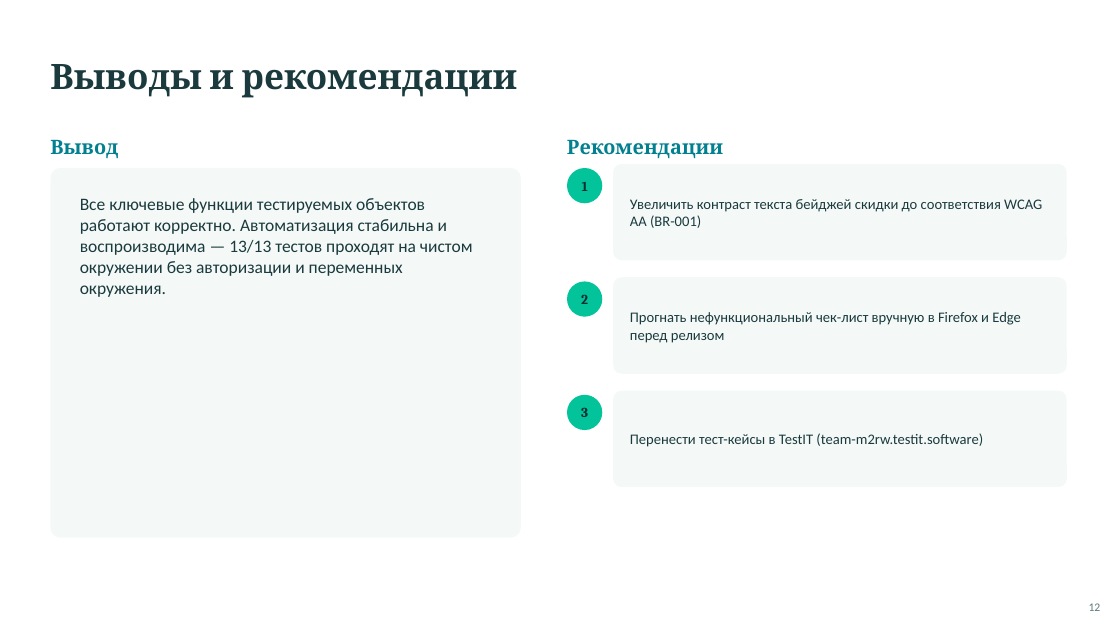
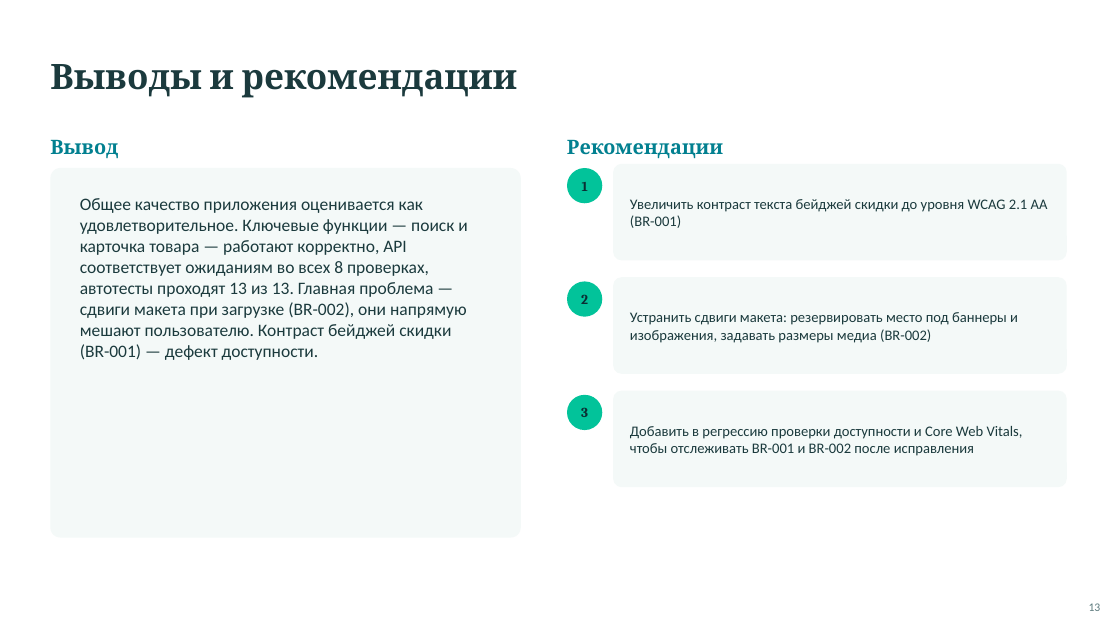
Before and after one commit to Gera-lang405/skypro-diploma-automation, a slide deck: slide 13 of diploma_presentation.pptx (slide 12 before the commit). Drawn at 1120x630 pixels with LibreOffice and Linux fonts; fonts in the diff are those of the drawing. Boxes give left, top, right and bottom in pixels: in the first picture for what was removed or moved away, otherwise in the second. Text is boxed around its words. In the diff, an @@ line names an element or a change of style, - is before the commit and + after.

Commit message:
Позитивные UI-тесты, BR-002, обновлённые тест-кейсы, чек-лист и презентация
- UI: поиск по автору и название в карточке товара вместо негативных кейсов;
  выдача берётся только из блока результатов, закрывается список подсказок,
  ожидание монтирования приложения перед вводом запроса
- API: негативный кейс «неподдерживаемый метод» (POST /todos/1 -> 404)
- XLS: шаги по одному действию, колонки «Автотест» и «Статус прогона»;
  чек-лист на 12 пунктов, дефекты BR-001 и BR-002
- Postman: обновлён запрос 8
- README, презентация, скриншоты Allure финального прогона (13/13)

```diff
--- a/diploma_presentation.pptx
+++ b/diploma_presentation.pptx
@@ text at (80,198,467,360): text changed @@
-Все ключевые функции тестируемых объектов работают корректно. Автоматизация стабильна и воспроизводима — 13/13 тестов проходят на чистом окружении без авторизации и переменных окружения.
+Общее качество приложения оценивается как удовлетворительное. Ключевые функции — поиск и карточка товара — работают корректно, API соответствует ожиданиям во всех 8 проверках, автотесты проходят 13 из 13. Главная проблема — сдвиги макета при загрузке (BR-002), они напрямую мешают пользователю. Контраст бейджей скидки (BR-001) — дефект доступности.
@@ text at (630,199,1048,228): text changed @@
-Увеличить контраст текста бейджей скидки до соответствия WCAG AA (BR-001)
+Увеличить контраст текста бейджей скидки до уровня WCAG 2.1 AA (BR-001)
@@ text at (630,312,1018,343): text changed @@
-Прогнать нефункциональный чек-лист вручную в Firefox и Edge перед релизом
+Устранить сдвиги макета: резервировать место под баннеры и изображения, задавать размеры медиа (BR-002)
@@ text at (630,426,1023,456): text changed @@
-Перенести тест-кейсы в TestIT (team-m2rw.testit.software)
+Добавить в регрессию проверки доступности и Core Web Vitals, чтобы отслеживать BR-001 и BR-002 после исправления
```
Also in this commit, not shown: 9 other slides changed, 1 slide added, 9 other files.
